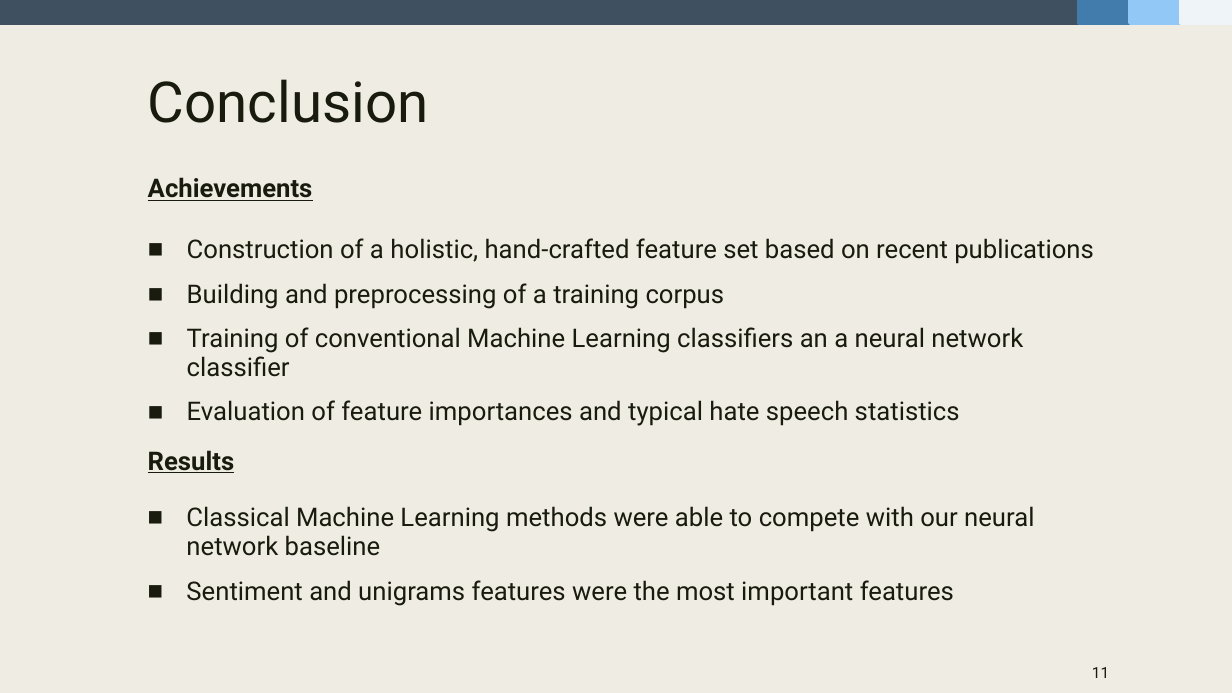
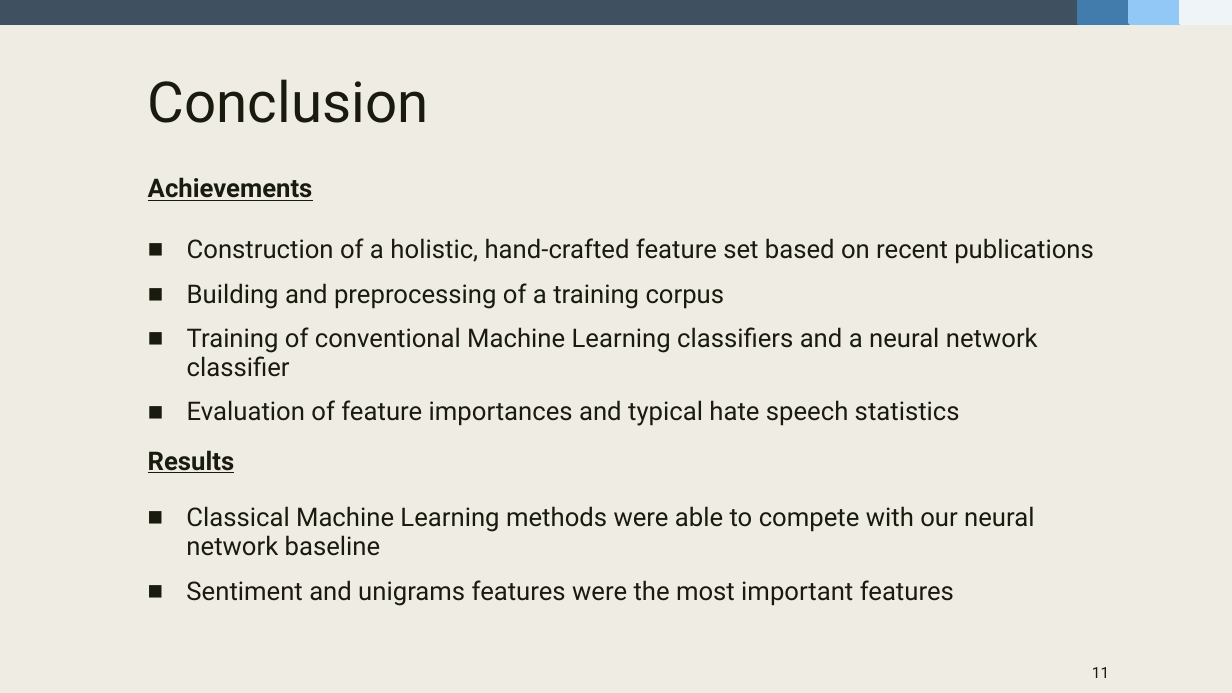
Before and after one commit to fidsusj/HateSpeechDetection, a slide deck: slide 11 of docs/presentation/presentation-slides.pptx. Drawn at 1232x693 pixels with LibreOffice and Linux fonts; fonts in the diff are those of the drawing. Boxes give left, top, right and bottom in pixels: in the first picture for what was removed or moved away, otherwise in the second. Text is boxed around its words. In the diff, an @@ line names an element or a change of style, - is before the commit and + after.

```diff
--- a/docs/presentation/presentation-slides.pptx
+++ b/docs/presentation/presentation-slides.pptx
@@ text at <box>187,327,1038,377</box>: text changed @@
-■ Training of conventional Machine Learning classifiers an a neural network classifier
+■ Training of conventional Machine Learning classifiers and a neural network classifier
```
Also in this commit, not shown: 4 other slides changed, 2 other files.
